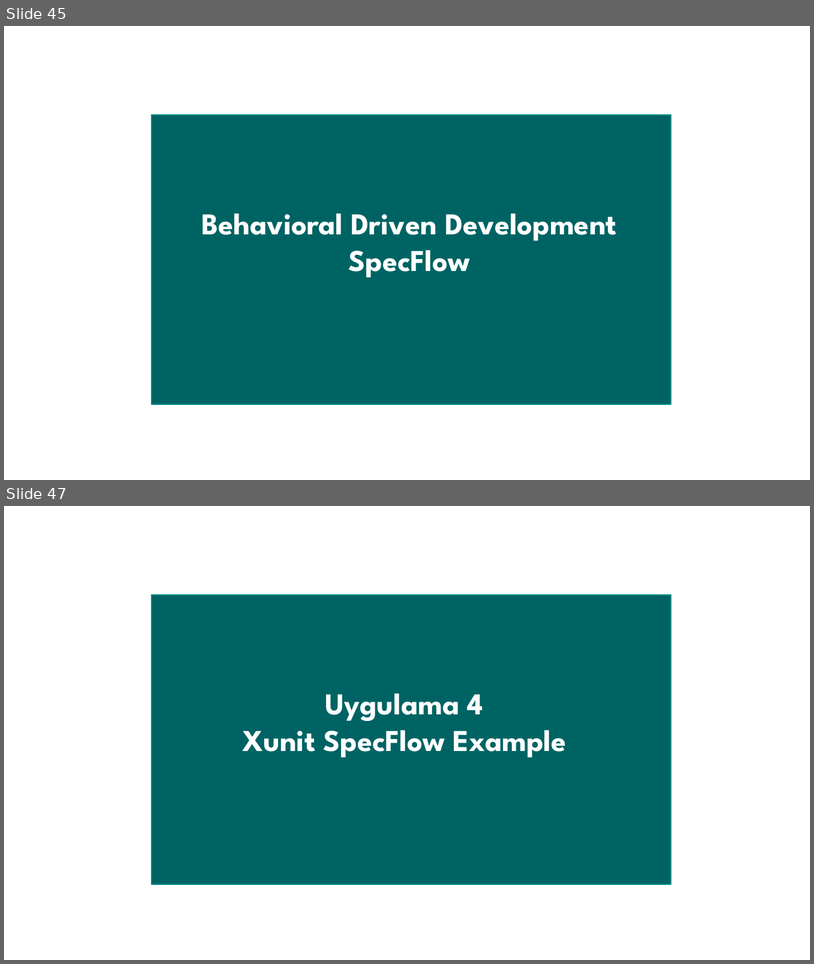
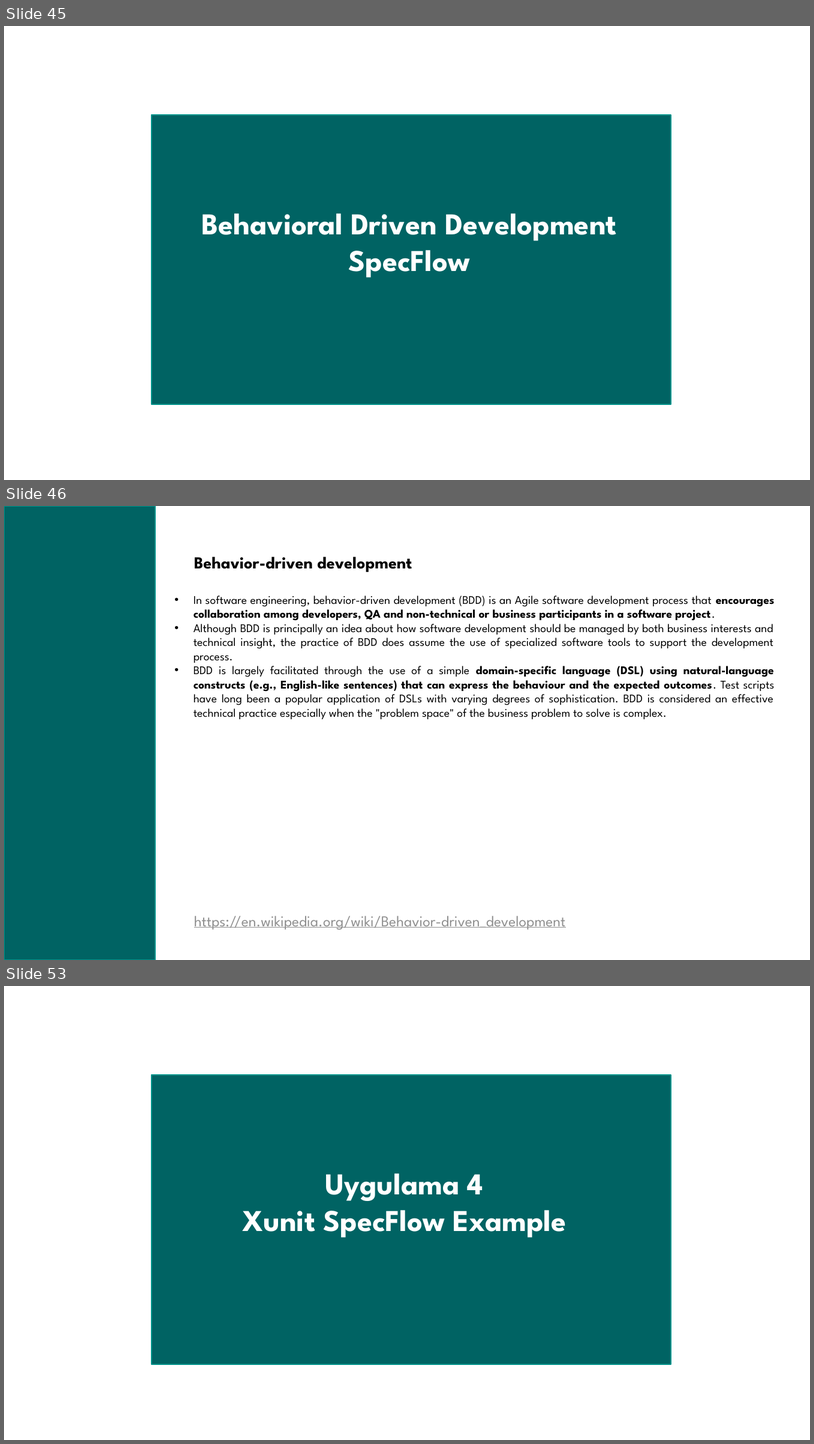
Before and after one commit to arifcakir/dotnettest, a slide deck: TestingAndBestPractices.pptx. Shown one above the other, each under a label of ours: slides 45 and 47 before the commit, slides 45, 46 and 53 after it; the slides between them are not shown. The pictures are 814x964 and 814x1444 pixels, drawn with LibreOffice and Linux fonts; fonts in the diff are those of the drawing. Boxes give left, top, right and bottom in pixels: in the first picture for what was removed or moved away, otherwise in the second. Text is boxed around its words. In the diff, an @@ line names an element or a change of style, - is before the commit and + after.

```diff
--- a/TestingAndBestPractices.pptx
+++ b/TestingAndBestPractices.pptx
@@ slide 46 added at bbox=[4, 506, 810, 960], background #FFFFFF @@
@@ rectangle added at bbox=[4, 506, 155, 960], fill #006363, outline #00928A 1.25 pt @@
@@ text added at bbox=[194, 556, 412, 572], 20 pt, text #000000, bold @@
+Behavior-driven development
@@ text added at bbox=[194, 595, 775, 719], 14 pt, text #000000 @@
+• In software engineering, behavior-driven development (BDD) is an Agile software development process that encourages collaboration among developers, QA and non-technical or business participants in a software project.
+• Although BDD is principally an idea about how software development should be managed by both business interests and technical insight, the practice of BDD does assume the use of specialized software tools to support the development process.
+• BDD is largely facilitated through the use of a simple domain-specific language (DSL) using natural-language constructs (e.g., English-like sentences) that can express the behaviour and the expected outcomes. Test scripts have long been a popular application of DSLs with varying degrees of sophistication. BDD is considered an effective technical practice especially when the "problem space" of the business problem to solve is complex.
@@ text added at bbox=[194, 916, 566, 930], 18 pt, text #8F8F8F, underline @@
+https://en.wikipedia.org/wiki/Behavior-driven_development
@@ what was slide 47 is now slide 53 @@
```
Also in this commit, not shown: 3 slides changed, 11 other slides added, 2 slides removed, 1 other file.
